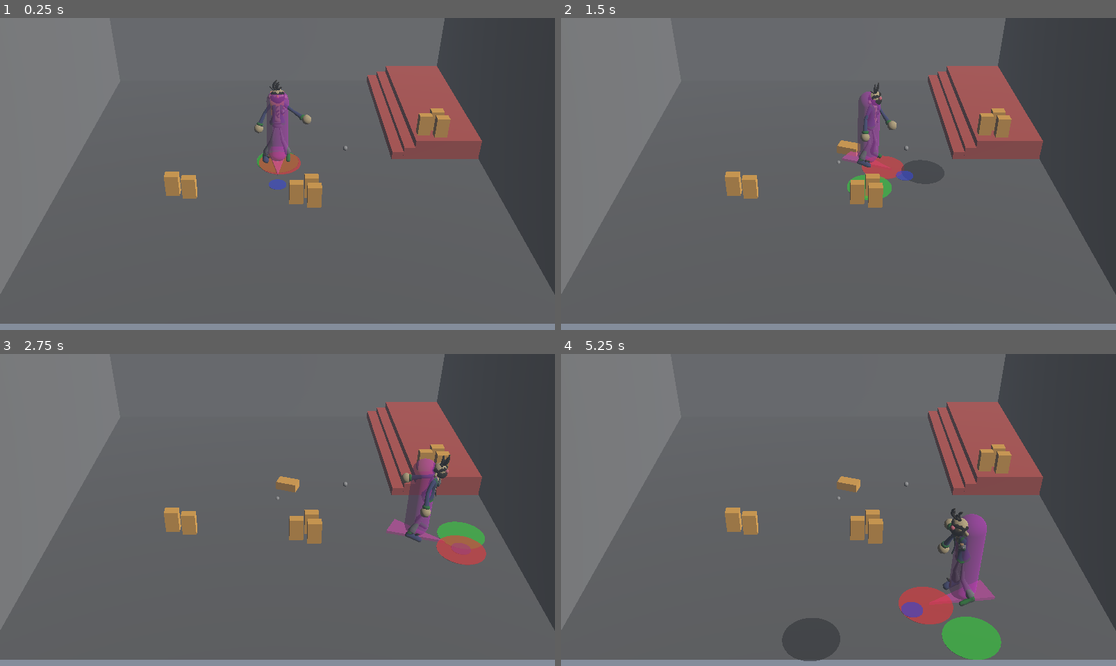
Above: before the commit, frames 1-4 (two rows, left to right).
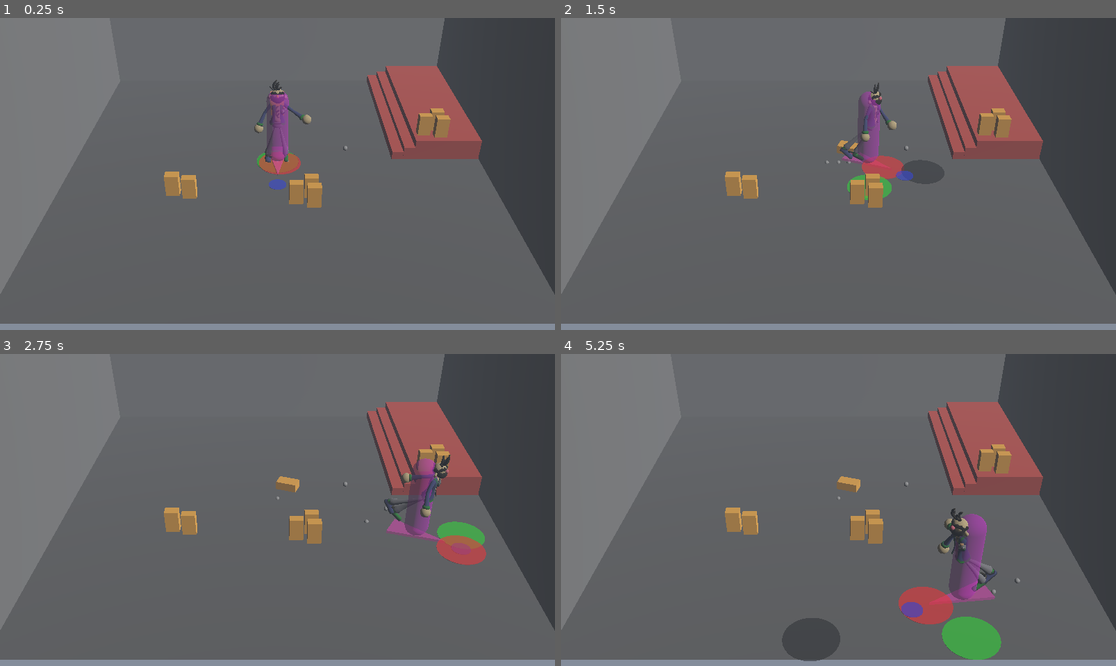
Above: after the commit, the same moments.

Repository: JulienKaspar/godot-wild-jam-88
Game: Godot game, scene res://Levels/Gyms/lvl_player_parkour.tscn
Two runs of this game, one before a commit and one after it. Both use one fixed random seed, a clock stepped at 60 frames per second and the inputs below.
Inputs:
- Up to frame 1 (0.25 s): no input
- Up to frame 2 (1.5 s): hold D (move_right) 0.53-1.28 s; hold S (move_back) from 1.28 s (still down)
- Up to frame 3 (2.75 s): release S (move_back) at 2.03 s; hold D (move_right) from 2.03 s (still down)
- Up to frame 4 (5.25 s): release D (move_right) at 2.78 s; hold W (move_forward) 2.78-3.53 s; hold A (move_left) 3.53-5.03 s; hold S (move_back) from 5.03 s (still down)

The runs differ from the first frame. In frame 1, less than 0.1% of the frame differs, in the area x 47-53%, y 40-47%; in frame 2, 0.2%; in frame 3, 0.2%; in frame 4, 0.3%, in the area x 68-83%, y 67-81%.

Commit message:
Inital janky IK stepping code

Diff:
--- /dev/null
+++ b/Characters/Player/logic/foot_ik_target.gd
@@ -0,0 +1,25 @@
+extends Marker3D
+
+@export var step_target: Node3D
+
+@export var other_foot: Node3D
+
+const step_distance: float = 1.0
+const step_speed: float = 0.1
+
+var is_stepping := false
+
+func _process(delta: float) -> void:
+	if !is_stepping && !other_foot.is_stepping && abs(global_position.distance_to(step_target.global_position)) > step_distance:
+		step()
+
+func step():
+	is_stepping = true
+	var target_pos = step_target.global_position
+	var half_way = (global_position + step_target.global_position) / 2
+
+	# Animate acring step
+	var t = get_tree().create_tween()
+	t.tween_property(self, "global_position", half_way + owner.basis.y, step_speed)
+	t.tween_property(self, "global_position", target_pos, step_speed)
+	t.tween_callback(func(): is_stepping = false)
--- /dev/null
+++ b/Characters/Player/logic/foot_step_target.gd
@@ -0,0 +1,9 @@
+extends RayCast3D
+
+@export var step_target: Node3D
+
+func _physics_process(delta: float) -> void:
+	global_position = owner.global_position
+	var hit_point = get_collision_point()
+	if hit_point:
+		step_target.global_position = hit_point
--- a/Characters/Player/logic/player_armature.gd
+++ b/Characters/Player/logic/player_armature.gd
@@ -3,8 +3,8 @@
 @onready var player_body: Node3D = $".."
 @onready var skeleton_3d: Skeleton3D = $Armature/Skeleton3D
 
-@onready var left_foot_target: Marker3D = $"../LeftFootTarget"
-@onready var right_foot_target: Marker3D = $"../RightFootTarget"
+@onready var left_foot_target: Marker3D = $"../LeftFootIKTarget"
+@onready var right_foot_target: Marker3D = $"../RightFootIKTarget"
 
 # Called when the node enters the scene tree for the first time.
 func _ready() -> void:
--- a/Characters/Player/player_body.tscn
+++ b/Characters/Player/player_body.tscn
@@ -1,8 +1,14 @@
-[gd_scene load_steps=4 format=3 uid="uid://b86lbtpyigxs5"]
+[gd_scene load_steps=7 format=3 uid="uid://b86lbtpyigxs5"]
 
 [ext_resource type="Script" uid="uid://din06hqtbjn7p" path="res://Characters/Player/logic/player_body.gd" id="1_codw7"]
 [ext_resource type="PackedScene" uid="uid://wfy3mktwjjp1" path="res://Assets/Characters/Drunk/drunk.gltf" id="1_wnhn1"]
 [ext_resource type="Script" uid="uid://26b81t0og4ju" path="res://Characters/Player/logic/player_armature.gd" id="2_codw7"]
+[ext_resource type="Script" uid="uid://cnh1i21mdu6qb" path="res://Characters/Player/logic/foot_step_target.gd" id="4_3aftw"]
+[ext_resource type="Script" uid="uid://bofc06yletic2" path="res://Characters/Player/logic/foot_ik_target.gd" id="4_wsmry"]
+
+[sub_resource type="SphereMesh" id="SphereMesh_wsmry"]
+radius = 0.05
+height = 0.1
 
 [node name="PlayerBody" type="Node3D" node_paths=PackedStringArray("animation_player")]
 script = ExtResource("1_codw7")
@@ -16,8 +22,44 @@
 
 [node name="SpringArm3D" type="SpringArm3D" parent="."]
 
-[node name="LeftFootTarget" type="Marker3D" parent="."]
+[node name="LeftFootIKTarget" type="Marker3D" parent="." node_paths=PackedStringArray("step_target", "other_foot")]
 transform = Transform3D(1, 0, 0, 0, 1, 0, 0, 0, 1, 0.24782154, 0, 0)
+top_level = true
+script = ExtResource("4_wsmry")
+step_target = NodePath("../StepTarget/LeftRayCast/LeftFootStepTarget")
+other_foot = NodePath("../RightFootIKTarget")
 
-[node name="RightFootTarget" type="Marker3D" parent="."]
+[node name="MeshInstance3D" type="MeshInstance3D" parent="LeftFootIKTarget"]
+mesh = SubResource("SphereMesh_wsmry")
+
+[node name="RightFootIKTarget" type="Marker3D" parent="." node_paths=PackedStringArray("step_target", "other_foot")]
 transform = Transform3D(1, 0, 0, 0, 1, 0, 0, 0, 1, -0.27868828, 0, 0)
+top_level = true
+script = ExtResource("4_wsmry")
+step_target = NodePath("../StepTarget/RightRayCast/RightFootStepTarget")
+other_foot = NodePath("../LeftFootIKTarget")
+
+[node name="MeshInstance3D" type="MeshInstance3D" parent="RightFootIKTarget"]
+mesh = SubResource("SphereMesh_wsmry")
+
+[node name="StepTarget" type="Node3D" parent="."]
+
+[node name="LeftRayCast" type="RayCast3D" parent="StepTarget" node_paths=PackedStringArray("step_target")]
+transform = Transform3D(1, 0, 0, 0, 1, 0, 0, 0, 1, 0.24782154, 3, 0)
+top_level = true
+target_position = Vector3(0, -4, 0)
+script = ExtResource("4_3aftw")
+step_target = NodePath("LeftFootStepTarget")
+
+[node name="LeftFootStepTarget" type="Marker3D" parent="StepTarget/LeftRayCast"]
+transform = Transform3D(1, 0, 0, 0, 1, 0, 0, 0, 1, 0, -3, 0)
+
+[node name="RightRayCast" type="RayCast3D" parent="StepTarget" node_paths=PackedStringArray("step_target")]
+transform = Transform3D(1, 0, 0, 0, 1, 0, 0, 0, 1, -0.27868828, 3, 0)
+top_level = true
+target_position = Vector3(0, -4, 0)
+script = ExtResource("4_3aftw")
+step_target = NodePath("RightFootStepTarget")
+
+[node name="RightFootStepTarget" type="Marker3D" parent="StepTarget/RightRayCast"]
+transform = Transform3D(1, 0, 0, 0, 1, 0, 0, 0, 1, 0, -3, 0)
Not shown, added: Characters/Player/logic/foot_ik_target.gd.uid
Not shown, added: Characters/Player/logic/foot_step_target.gd.uid
